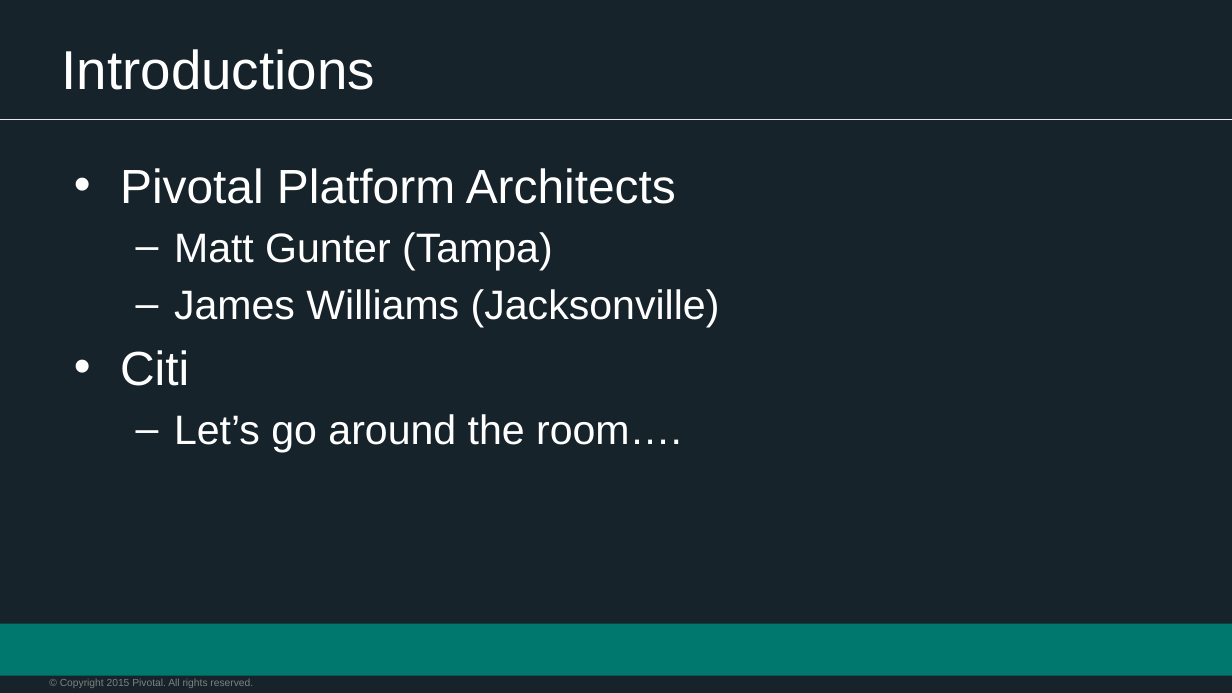
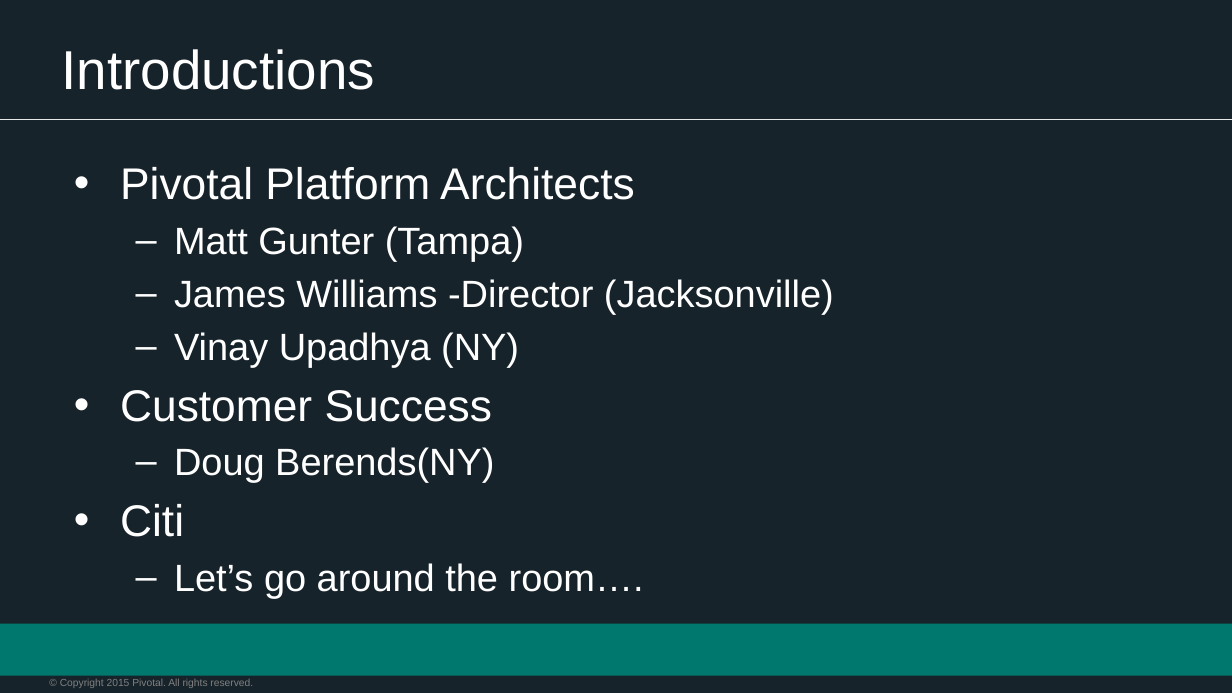
Before and after one commit to mgunter-pivotal/jax-workshops, a slide deck: slide 3 of PCF-Workshop/presos/0-StartupSlides.pptx. Drawn at 1232x693 pixels with LibreOffice and Linux fonts; fonts in the diff are those of the drawing; background and template pictures are left out. Boxes give left, top, right and bottom in pixels: in the first picture for what was removed or moved away, otherwise in the second. Text is boxed around its words. In the diff, an @@ line names an element or a change of style, - is before the commit and + after.

```diff
--- a/PCF-Workshop/presos/0-StartupSlides.pptx
+++ b/PCF-Workshop/presos/0-StartupSlides.pptx
@@ text at bbox=[120, 167, 644, 598]: size 28 to 25.9 pt in "Pivotal Platform Architects", "Citi"; size 24 to 22.2 pt in "Matt Gunter (Tampa)", "Let’s go around the room…." @@
@@ text at bbox=[120, 279, 834, 483]: text changed; size 24 to 22.2 pt @@
-  – James Williams (Jacksonville)
+  – James Williams -Director (Jacksonville)
+  – Vinay Upadhya (NY)
+• Customer Success
+  – Doug Berends(NY)
```
Also in this commit, not shown: 6 other files.
